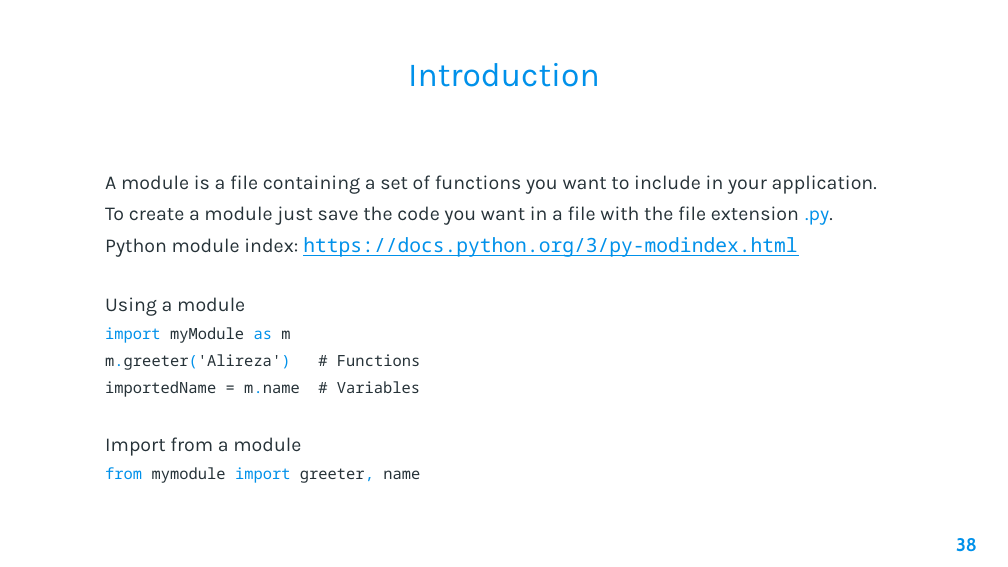
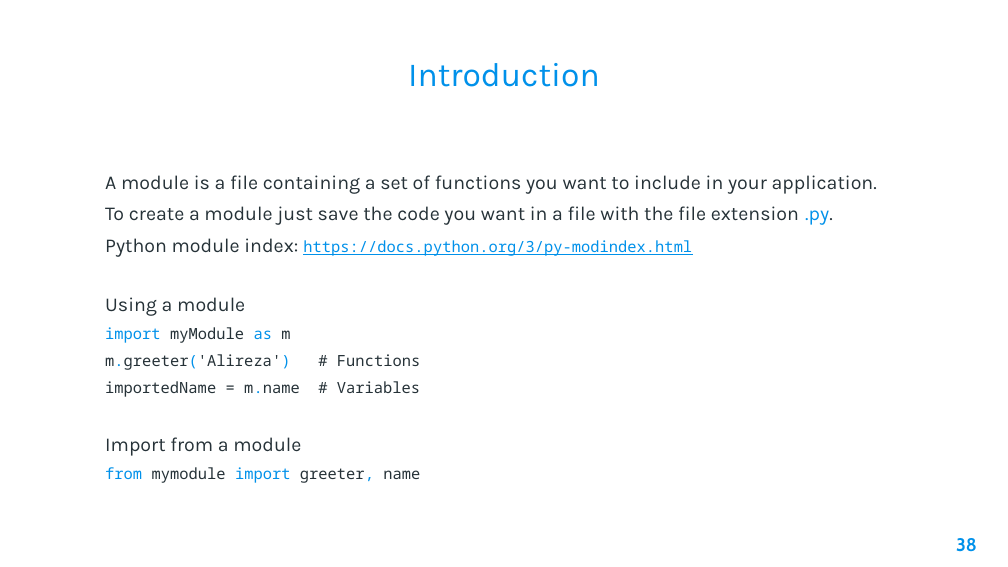
Before and after one commit to AleeRezaa/learn-python, a slide deck: slide 38 of Python.pptx. Drawn at 1008x567 pixels with LibreOffice and Linux fonts; fonts in the diff are those of the drawing; background and template pictures are left out. Boxes give left, top, right and bottom in pixels: in the first picture for what was removed or moved away, otherwise in the second. Text is boxed around its words. In the diff, an @@ line names an element or a change of style, - is before the commit and + after.

```diff
--- a/Python.pptx
+++ b/Python.pptx
@@ text at (105, 238, 692, 257): size 14 to 11 pt in "https://docs.python.org/3/py-modindex.html" @@
```
Also in this commit, not shown: 8 other slides changed, 6 slides added, 1 slide removed.
